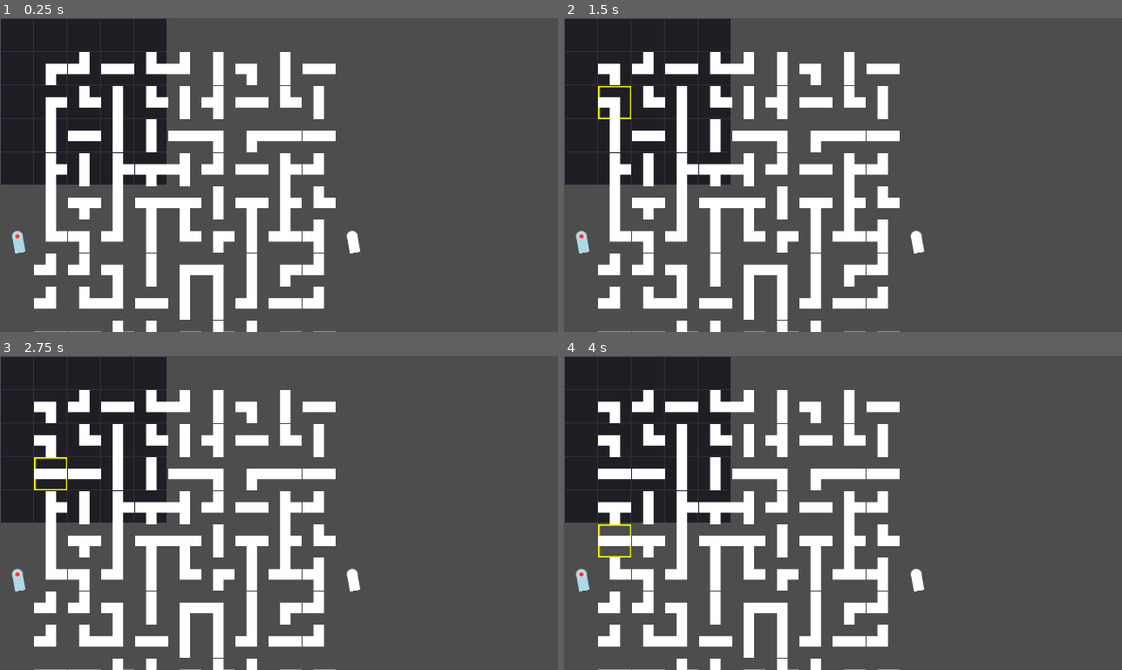
Above: before the commit, frames 1-4 (two rows, left to right).
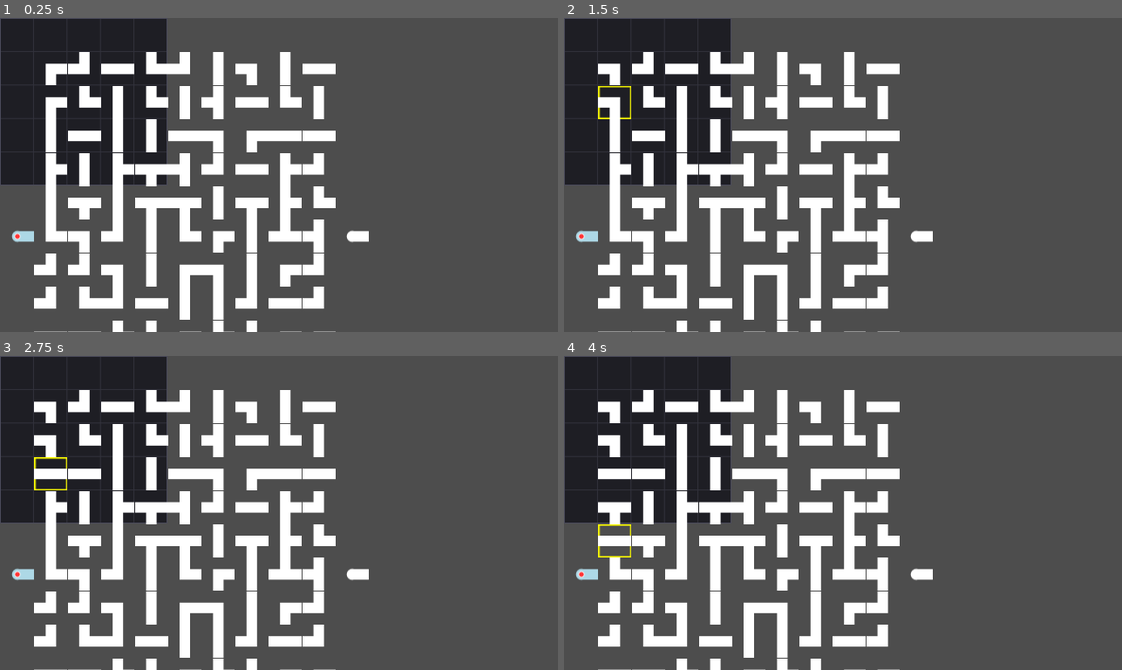
Above: after the commit, the same moments.

Repository: RedBlueCarrots/GMTK-2026
Game: Godot game, scene res://Scenes/pipe_minigame.tscn
Same seed, same stepped clock (60 frames per second), same inputs: the game is played once before the commit and once after it. This scene is started directly instead of the project's main scene.
Inputs (mouse positions are in pixels of both pictures, inside the frame that each line leads up to):
- Up to frame 1 (0.25 s): no input
- Up to frame 2 (1.5 s): tap Enter at 0.5 s; move the mouse to (614, 68) at 0.52 s; click (614, 68) at 0.67 s; tap Space at 1.25 s; move the mouse to (614, 102) at 1.27 s; click (614, 102) at 1.42 s
- Up to frame 3 (2.75 s): tap Enter at 2 s; move the mouse to (50, 475) at 2.02 s; click (50, 475) at 2.17 s
- Up to frame 4 (4 s): tap Space at 2.75 s; move the mouse to (614, 506) at 2.77 s; click (614, 506) at 2.92 s; tap Enter at 3.5 s; move the mouse to (614, 541) at 3.52 s; click (614, 541) at 3.67 s

The runs differ from the first frame. In frame 1, 0.3% of the frame differs, in the area x 2-67%, y 67-75%; in frame 2, 0.3%; in frame 3, 0.3%; in frame 4, 0.3%.

Commit message:
rotation source sink in degrees

Diff:
--- a/Scenes/pipe_minigame.gd
+++ b/Scenes/pipe_minigame.gd
@@ -67,7 +67,7 @@
 	source_piece.position = _cell_to_pixel(source_position)
 	source_piece.type = PipePiece.PipeType.SOURCE
 	source_piece.shape = PipePiece.PipeShape.END
-	source_piece.rotation = _end_direction_to_degrees(source_direction)
+	source_piece.rotation_degrees = _end_direction_to_degrees(source_direction)
 	source_piece.setup_pipe()
 	grid[source_position.x][source_position.y] = source_piece
 
@@ -76,7 +76,7 @@
 	sink_piece.position = _cell_to_pixel(sink_position)
 	sink_piece.type = PipePiece.PipeType.SINK
 	sink_piece.shape = PipePiece.PipeShape.END
-	sink_piece.rotation = _end_direction_to_degrees(source_direction)
+	sink_piece.rotation_degrees = _end_direction_to_degrees(source_direction)
 	sink_piece.setup_pipe()
 	grid[sink_position.x][sink_position.y] = sink_piece
 
